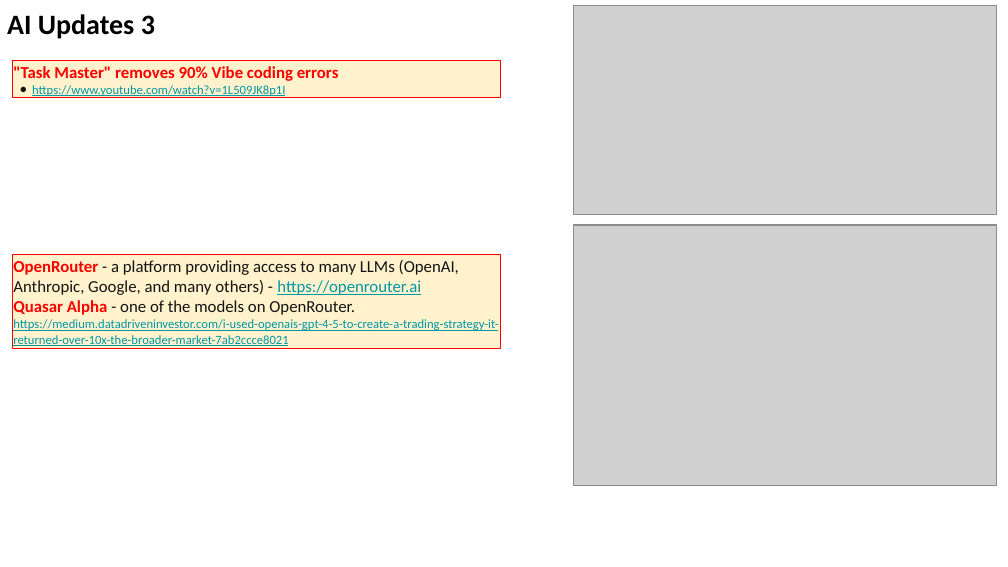
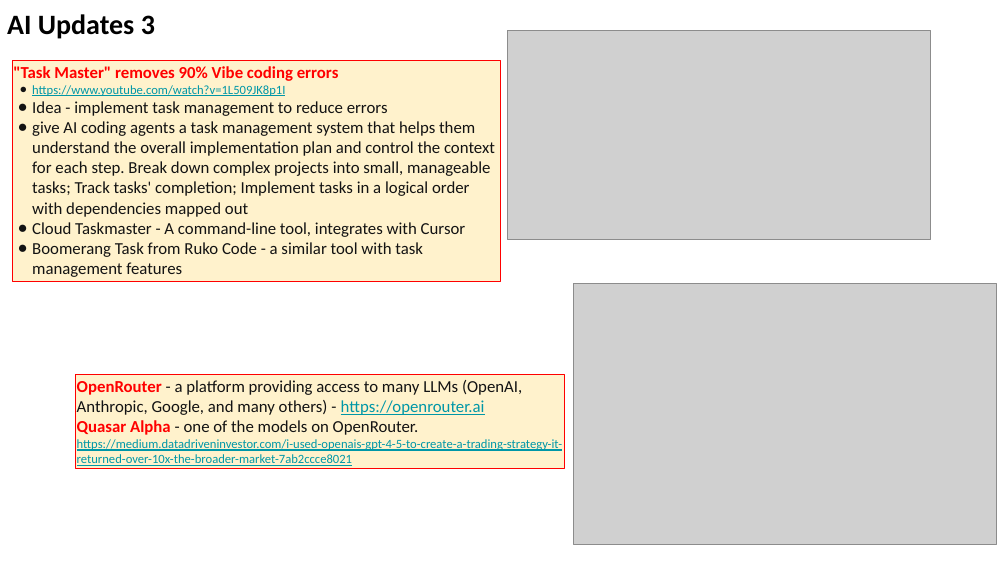
Before and after one commit to lselector/seminar, a slide deck: slide 8 of 2025/2025-04-18-AI-Updates.pptx (slide 7 before the commit). Drawn at 1008x567 pixels with LibreOffice and Linux fonts; fonts in the diff are those of the drawing; grey boxes stand for pictures. Boxes give left, top, right and bottom in pixels: in the first picture for what was removed or moved away, otherwise in the second. Text is boxed around its words. In the diff, an @@ line names an element or a change of style, - is before the commit and + after.

Commit message:
update

```diff
--- a/2025/2025-04-18-AI-Updates.pptx
+++ b/2025/2025-04-18-AI-Updates.pptx
@@ picture: place and size @@
-picture at <box>574,6,997,215</box>
+picture at <box>507,30,930,239</box>
@@ rectangle removed at <box>12,60,501,98</box> @@
-"Task Master" removes 90% Vibe coding errors
-● https://www.youtube.com/watch?v=1L509JK8p1I
@@ rectangle added at <box>12,60,501,281</box>, fill #FFF2CC, outline #FF0000 0.75 pt, 12 pt, text #131313 @@
+"Task Master" removes 90% Vibe coding errors
+● https://www.youtube.com/watch?v=1L509JK8p1I
+● Idea - implement task management to reduce errors
+● give AI coding agents a task management system that helps them understand the overall implementation plan and control the context for each step. Break down complex projects into small, manageable tasks; Track tasks' completion; Implement tasks in a logical order with dependencies mapped out
+● Cloud Taskmaster - A command-line tool, integrates with Cursor
+● Boomerang Task from Ruko Code - a similar tool with task management features
@@ picture: place and size @@
-picture at <box>574,225,997,485</box>
+picture at <box>574,284,997,544</box>
@@ rectangle "OpenRouter - a platform providing ...": place and size @@
-rectangle "OpenRouter - a platform providing ..." at <box>12,255,501,349</box>
+rectangle "OpenRouter - a platform providing ..." at <box>76,375,564,469</box>
```
Also in this commit, not shown: 6 other slides changed, 1 slide added, 1 slide removed.
